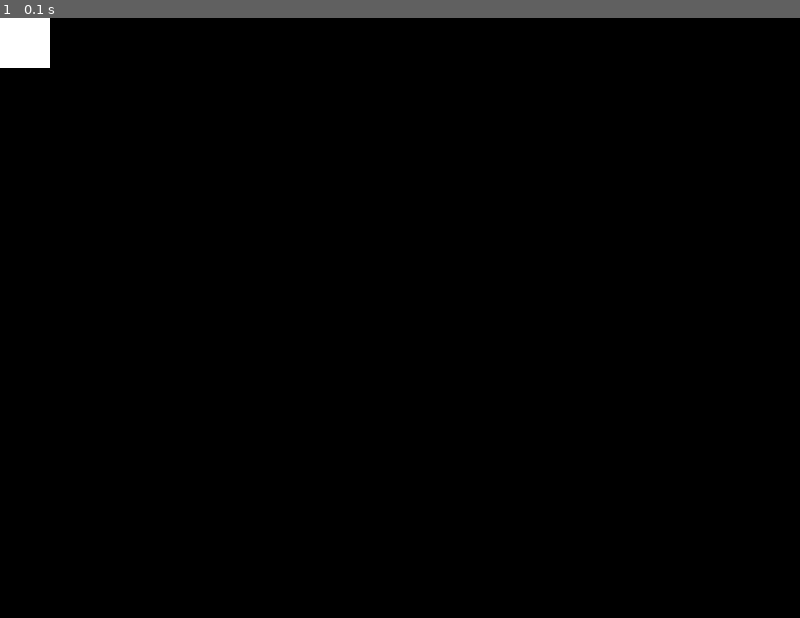
Above: before the commit, frame 1.
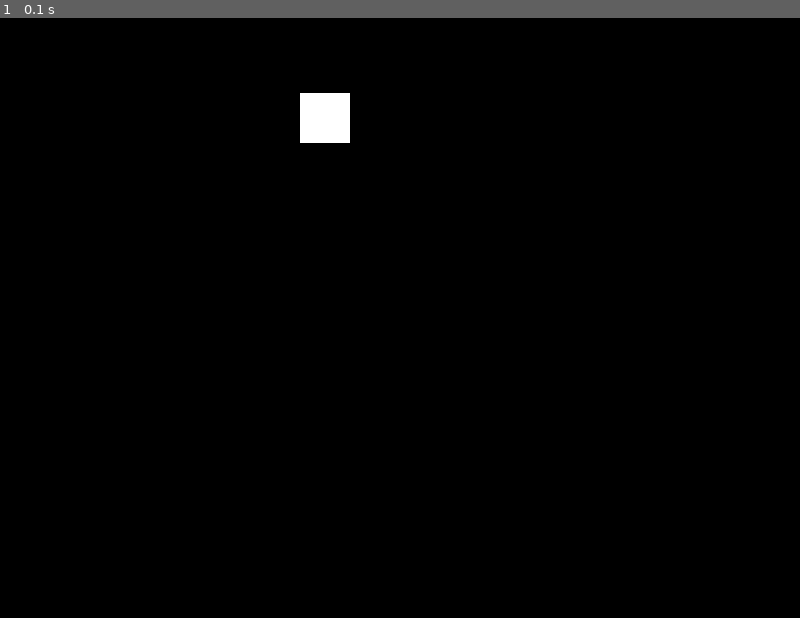
Above: after the commit, the same moment.

Repository: KeithLion/pygame_learn
Game: pygame game, started from pywindow.py
The game is run twice, just before and just after one commit, with the same random seed, the same clock (stepped at 60 frames per second) and the same inputs.
Inputs:
- Up to frame 1 (0.1 s): no input

The runs differ from the first frame. In frame 1, 1.0% of the frame differs, in the area x 0-44%, y 0-21%.

Commit message:
changed the position of the rectangle

Diff:
--- a/pywindow.py
+++ b/pywindow.py
@@ -7,8 +7,8 @@
 
 def main():
     quit = False
-    x = 0
-    y = 0
+    x = 300
+    y = 75
     while not quit:
         window.fill((0, 0, 0))
 
